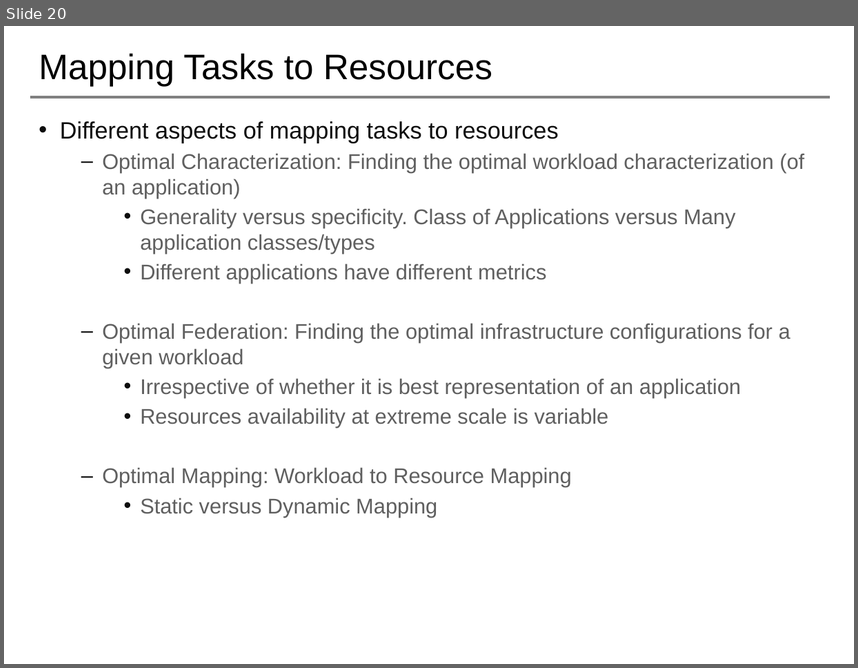
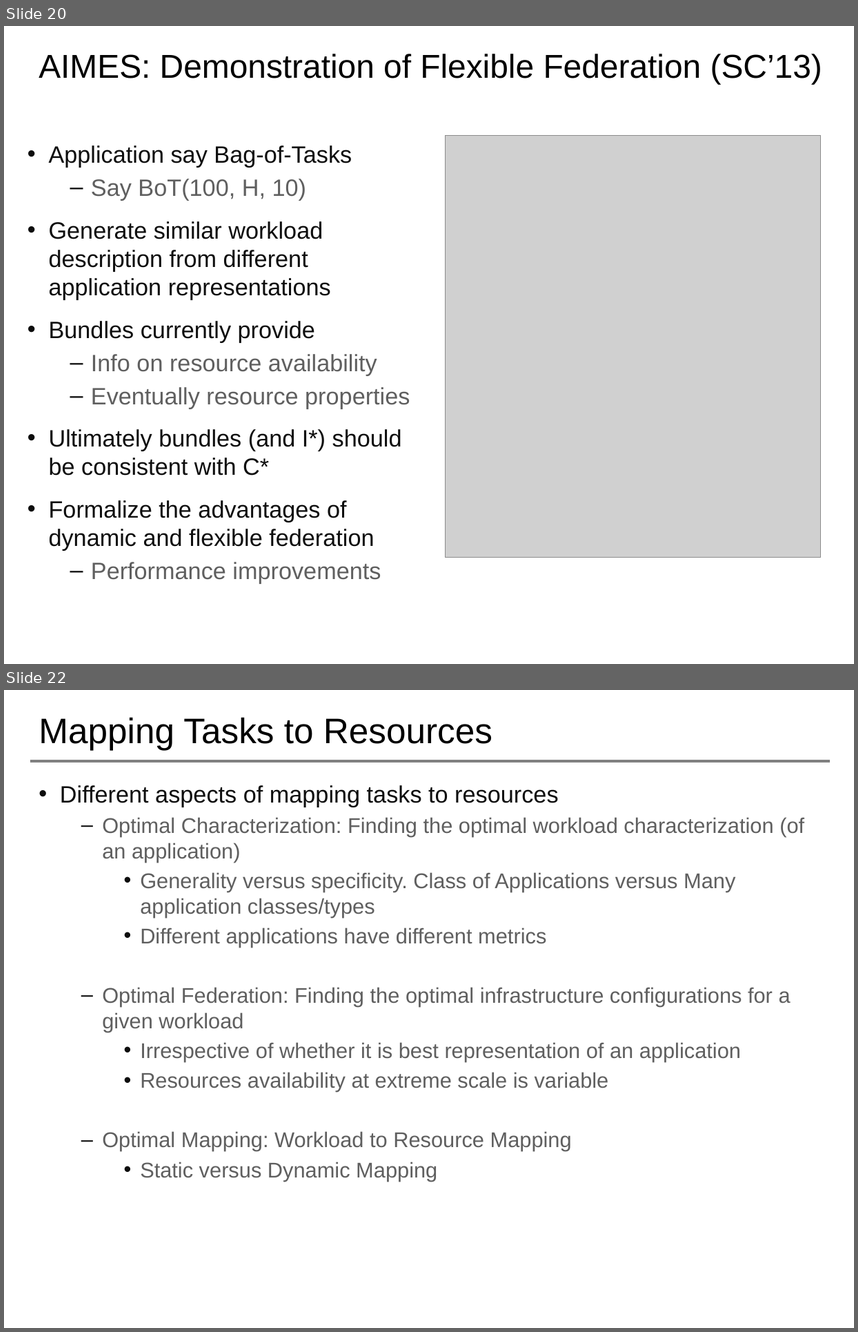
Before and after one commit to saga-project/NGMW, a slide deck: presentations/radical-modsim.pptx. Shown one above the other, each under a label of ours: slide 20 before the commit, slides 20 and 22 after it; the slides between them are not shown. The pictures are 858x668 and 858x1332 pixels, drawn with LibreOffice and Linux fonts; fonts in the diff are those of the drawing; grey boxes stand for pictures; background and template pictures are left out. Boxes give left, top, right and bottom in pixels: in the first picture for what was removed or moved away, otherwise in the second. Text is boxed around its words. In the diff, an @@ line names an element or a change of style, - is before the commit and + after.

```diff
--- a/presentations/radical-modsim.pptx
+++ b/presentations/radical-modsim.pptx
@@ slide 20 added at [4,26,854,664], background #FFFFFF @@
@@ title added at [38,54,822,84], 28 pt, text #000000 @@
+AIMES: Demonstration of Flexible Federation (SC’13)
@@ text added at [49,145,410,550], 20 pt, text #0D0D0D @@
+• Application say Bag-of-Tasks
+  – Say BoT(100, H, 10)
+• Generate similar workload description from different application representations
+• Bundles currently provide
+  – Info on resource availability
+  – Eventually resource properties
+• Ultimately bundles (and I*) should be consistent with C*
+• Formalize the advantages of dynamic and flexible federation
+  – Performance improvements
@@ picture added at [445,136,821,557] @@
@@ what was slide 20 is now slide 22 @@
```
Also in this commit, not shown: 6 slides changed, 4 other slides added, 1 slide removed, 1 other file.
